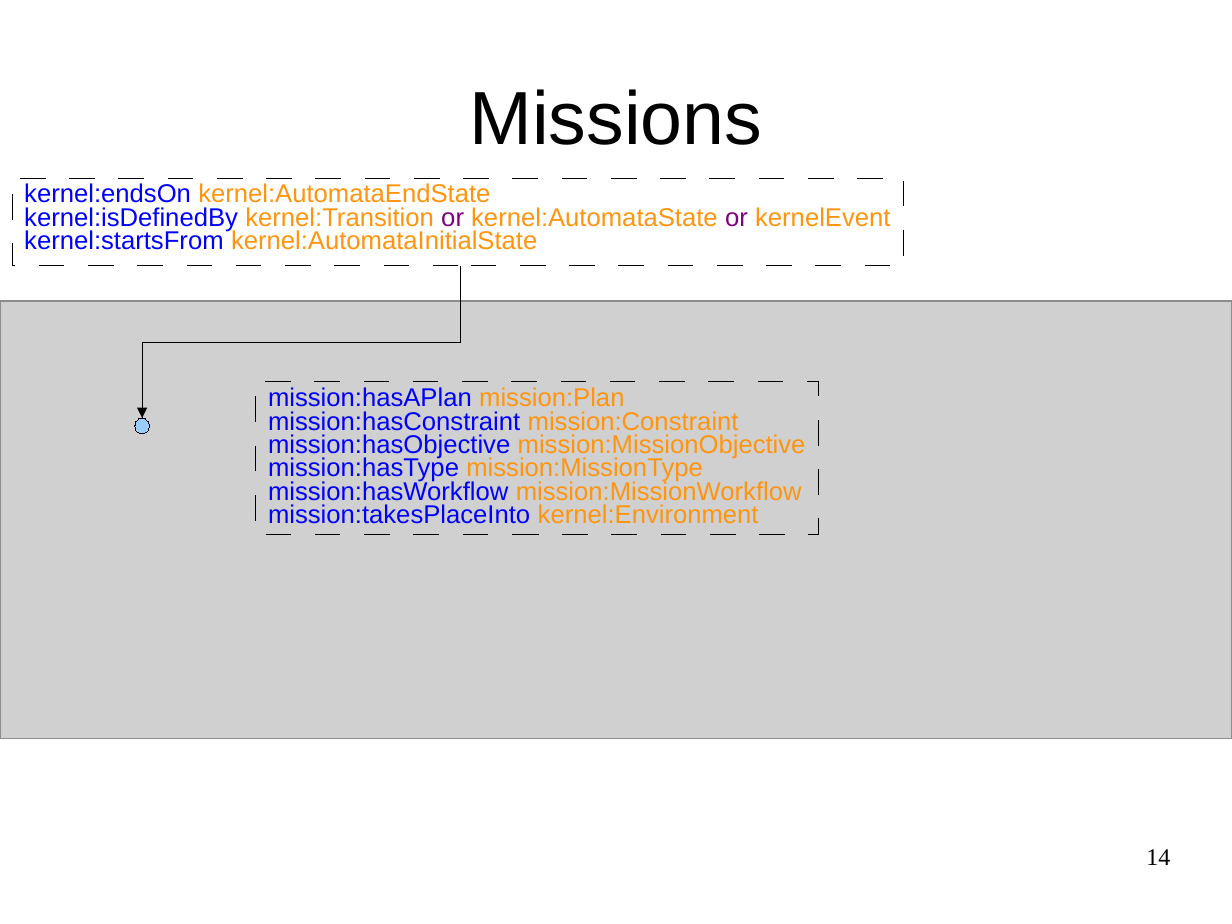
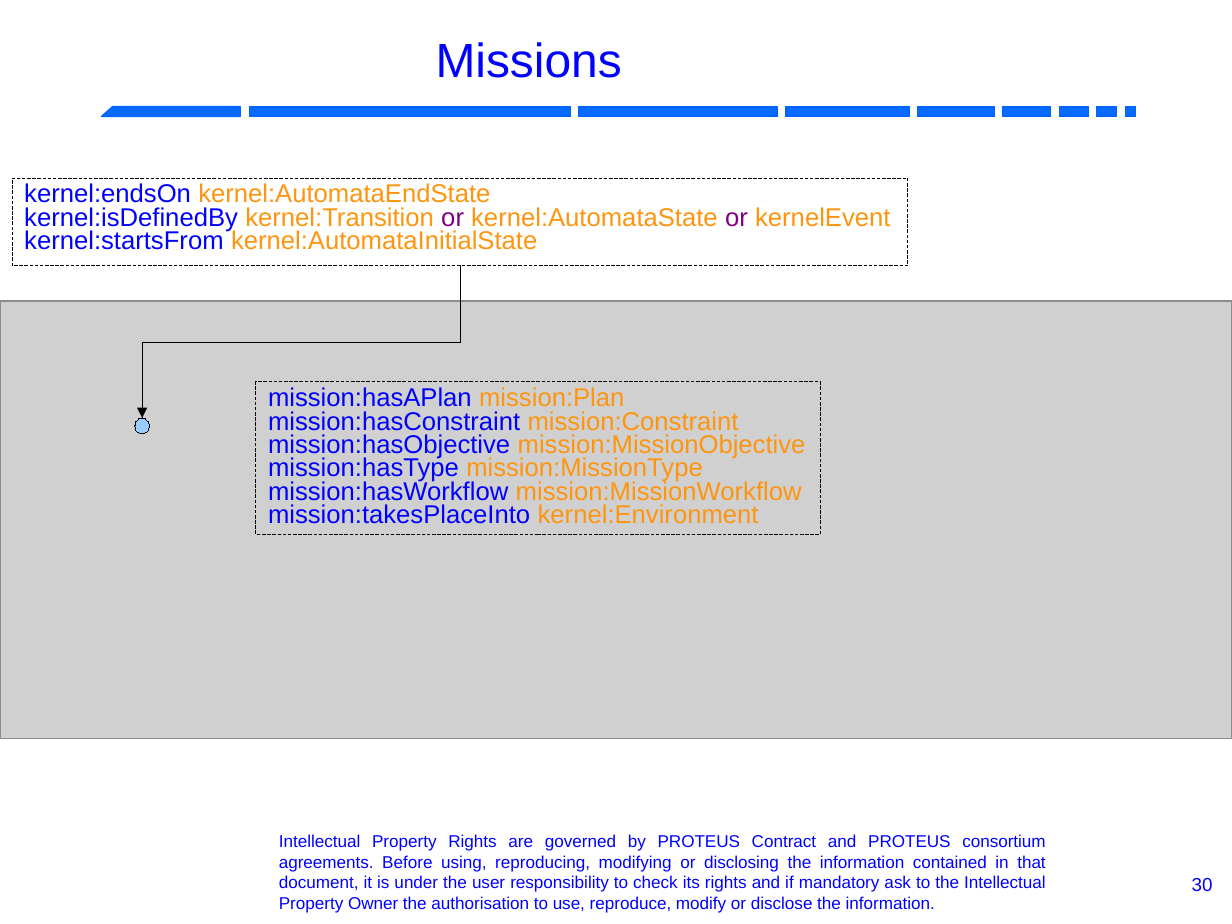
Before and after one commit to RobotML/RobotML, a slide deck: slide 30 of Ontologies/ORA/Meetings/20131103-IROS-Tokyo/R4.1.6-P5.9-ARoboticOntology.odp (slide 14 before the commit). Drawn at 1232x924 pixels with LibreOffice and Linux fonts; fonts in the diff are those of the drawing; grey boxes stand for pictures; background and template pictures are left out. Boxes give left, top, right and bottom in pixels: in the first picture for what was removed or moved away, otherwise in the second. Text is boxed around its words. In the diff, an @@ line names an element or a change of style, - is before the commit and + after.

```diff
--- a/Ontologies/ORA/Meetings/20131103-IROS-Tokyo/R4.1.6-P5.9-ARoboticOntology.odp
+++ b/Ontologies/ORA/Meetings/20131103-IROS-Tokyo/R4.1.6-P5.9-ARoboticOntology.odp
@@ title "Missions": place and size @@
-title "Missions" at <box>469,89,762,145</box>
+title "Missions" at <box>436,42,622,78</box>
@@ title "Missions" at <box>436,42,622,78</box>: size 44 to 28 pt, text colour #000000 to #0000FF @@
@@ group added at <box>102,107,1136,117</box>: 8 rectangles, 1 freeform shape @@
@@ rectangle "kernel:endsOn kernel:AutomataEndState": place and size @@
-rectangle "kernel:endsOn kernel:AutomataEndState" at <box>12,179,904,266</box>
+rectangle "kernel:endsOn kernel:AutomataEndState" at <box>12,179,908,266</box>
@@ elbow arrow (460, 266) - (142, 418): route changed @@
@@ text added at <box>279,834,1046,913</box>, 10 pt, text #0000FF @@
+Intellectual Property Rights are governed by PROTEUS Contract and PROTEUS consortium agreements. Before using, reproducing, modifying or disclosing the information contained in that document, it is under the user responsibility to check its rights and if mandatory ask to the Intellectual Property Owner the authorisation to use, reproduce, modify or disclose the information.
@@ page number removed at <box>1146,849,1170,865</box> @@
-14
@@ page number added at <box>1192,878,1213,891</box>, 11 pt, text #0000FF @@
+30
```
Also in this commit, not shown: 18 other slides changed, 16 slides added, 5 slides removed.
